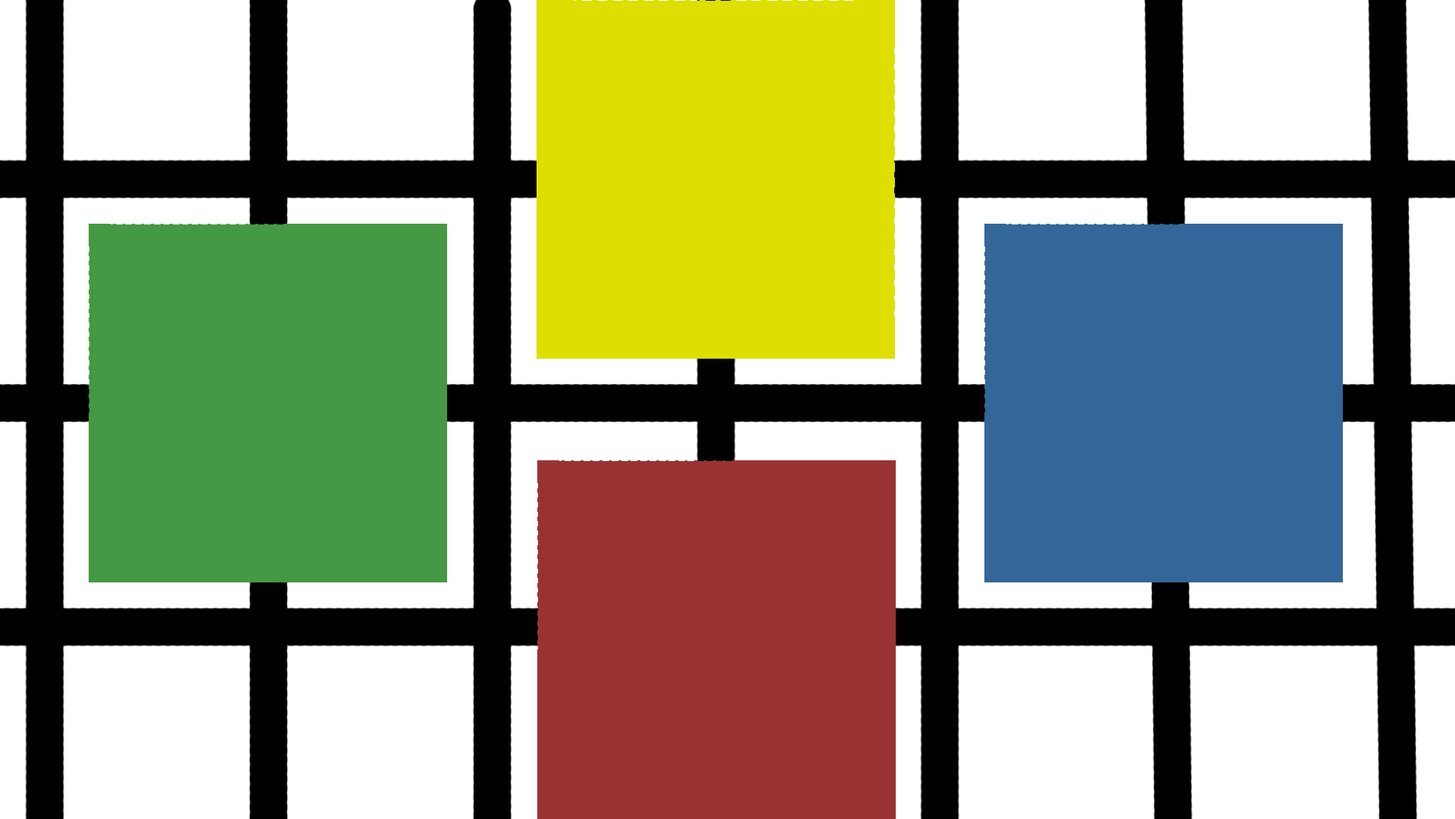
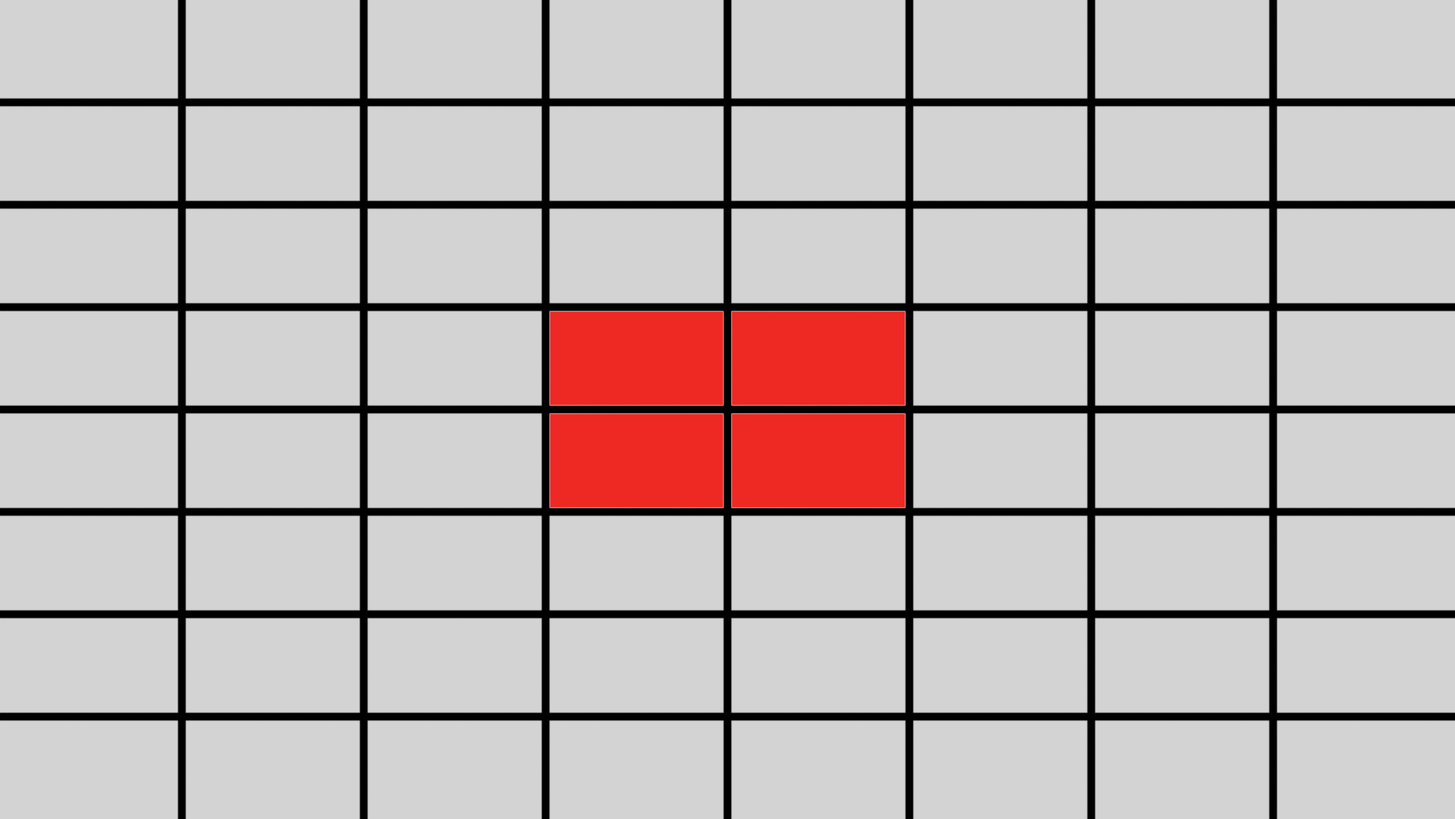
Layered file, before and after one edit (1455x819). Changes by layer:
removed layer "Blue" over [984, 223, 1344, 583]
painted on "Red" over [537, 311, 906, 819]
removed layer "Green" over [88, 223, 448, 583]
removed layer "Yellow" over [536, 0, 896, 359]
removed layer "Grid" over [0, 0, 1455, 819]
painted on "Background" over [0, 0, 1455, 819]
